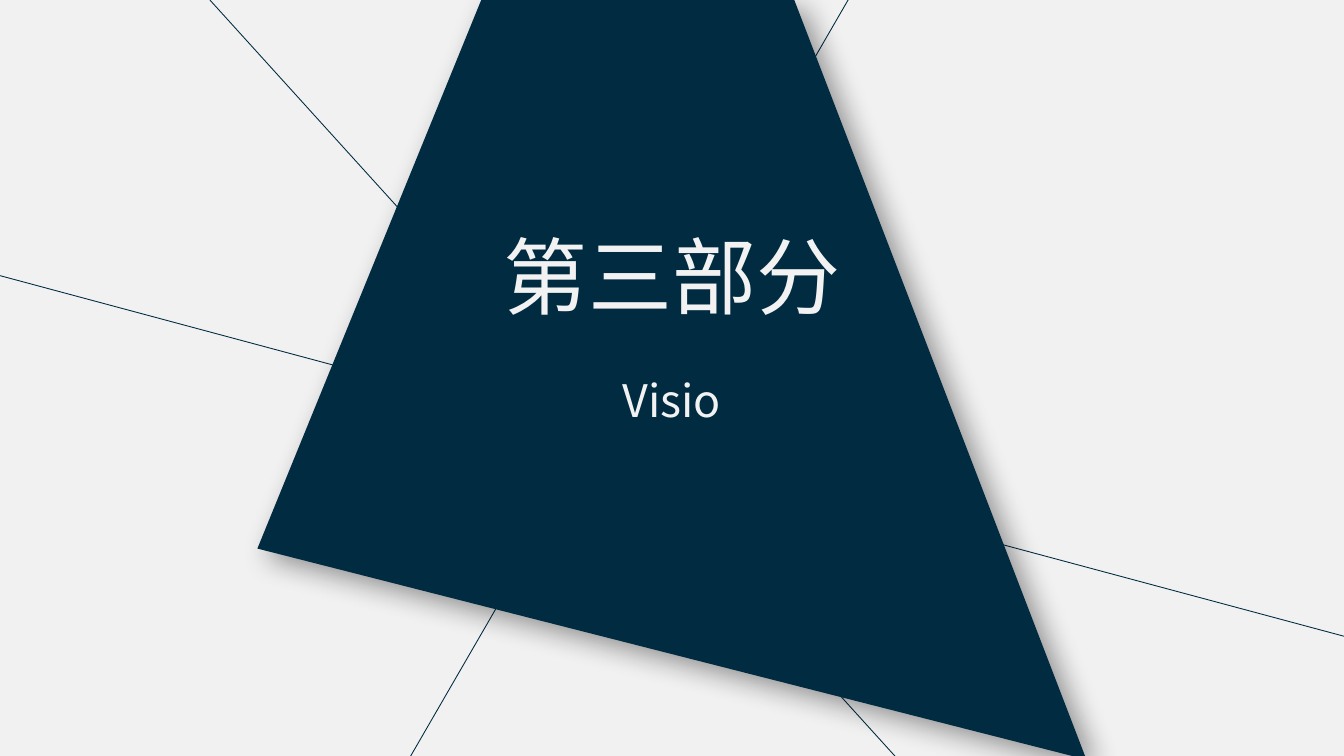
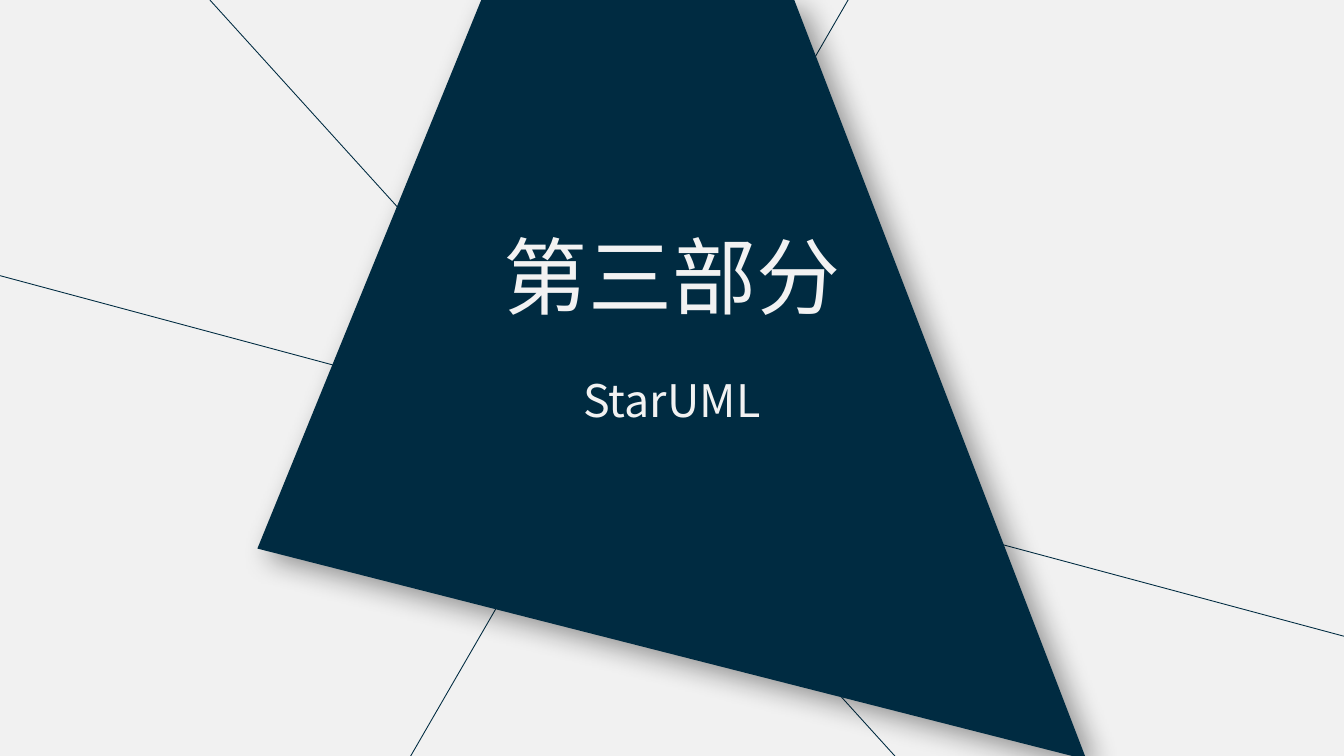
Before and after one commit to PRD2018-G18/PRD2018, a slide deck: slide 15 of 非受控文档/过程文档/UML工具/UML工具.pptx. Drawn at 1344x756 pixels with LibreOffice and Linux fonts; fonts in the diff are those of the drawing. Boxes give left, top, right and bottom in pixels: in the first picture for what was removed or moved away, otherwise in the second. Text is boxed around its words. In the diff, an @@ line names an element or a change of style, - is before the commit and + after.

```diff
--- a/非受控文档/过程文档/UML工具/UML工具.pptx
+++ b/非受控文档/过程文档/UML工具/UML工具.pptx
@@ text at (x1=583, y1=383, x2=760, y2=418): text changed @@
-Visio
+StarUML
```
Also in this commit, not shown: 3 other slides changed, 27 slides added.
